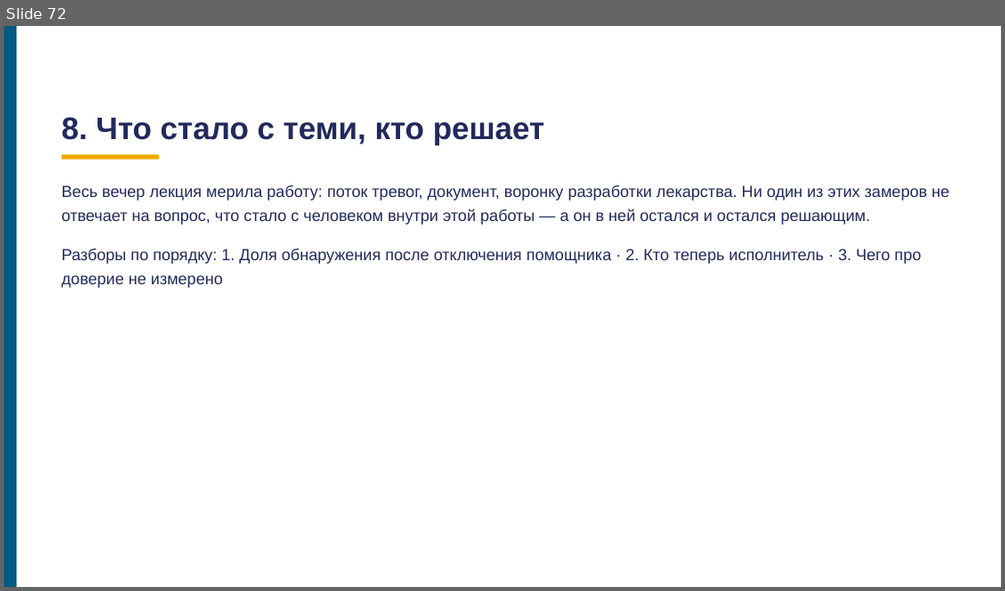
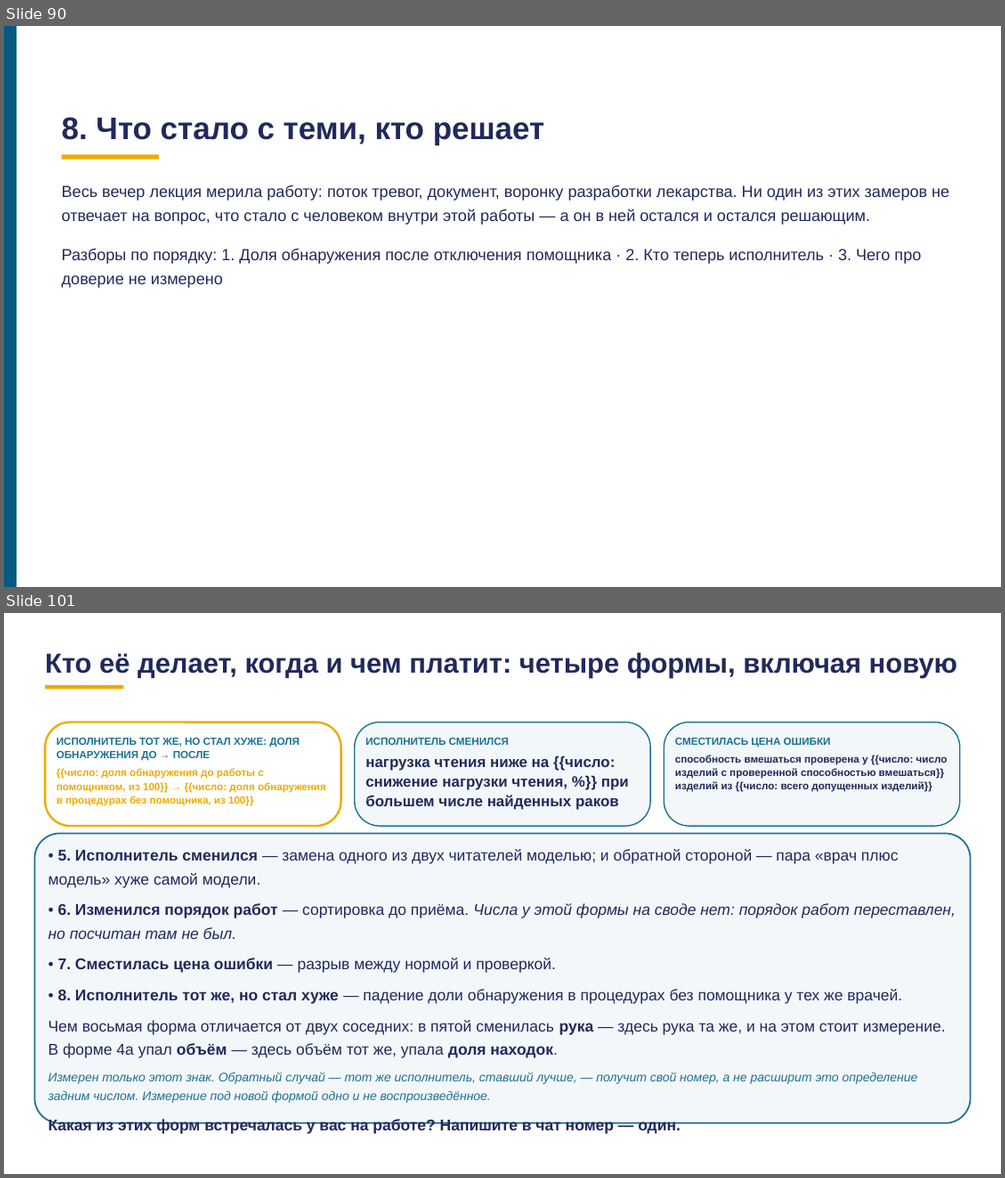
Before and after one commit to tellina-study/AI-usage-lessons, a slide deck: library/lectures/lec-07/rework/deck/lec-07-karkas.pptx. Shown one above the other, each under a label of ours: slide 72 before the commit, slides 90 and 101 after it; the slides between them are not shown. The pictures are 1005x591 and 1005x1178 pixels, drawn with LibreOffice and Linux fonts; fonts in the diff are those of the drawing. Boxes give left, top, right and bottom in pixels: in the first picture for what was removed or moved away, otherwise in the second. Text is boxed around its words. In the diff, an @@ line names an element or a change of style, - is before the commit and + after.

```diff
--- a/library/lectures/lec-07/rework/deck/lec-07-karkas.pptx
+++ b/library/lectures/lec-07/rework/deck/lec-07-karkas.pptx
@@ slide 101 added at [4, 613, 1001, 1174], background #FFFFFF @@
@@ text added at [45, 652, 957, 678], 26.5 pt, text #21295C, bold @@
+Кто её делает, когда и чем платит: четыре формы, включая новую
@@ rectangle added at [45, 685, 123, 690], fill #F0AB00 @@
@@ rounded rectangle added at [45, 722, 341, 826], fill #FFFFFF, outline #F0AB00 2 pt @@
@@ text added at [57, 738, 299, 761], 10 pt, text #1C7293, bold @@
+ИСПОЛНИТЕЛЬ ТОТ ЖЕ, НО СТАЛ ХУЖЕ: ДОЛЯ ОБНАРУЖЕНИЯ ДО → ПОСЛЕ
@@ rounded rectangle added at [355, 722, 651, 826], fill #F4F7FA, outline #1C7293 1.2 pt @@
@@ text added at [365, 738, 509, 745], 10 pt, text #1C7293, bold @@
+ИСПОЛНИТЕЛЬ СМЕНИЛСЯ
@@ rounded rectangle added at [664, 722, 961, 826], fill #F4F7FA, outline #1C7293 1.2 pt @@
@@ text added at [675, 738, 831, 747], 10 pt, text #1C7293, bold @@
+СМЕСТИЛАСЬ ЦЕНА ОШИБКИ
@@ text added at [57, 768, 326, 806], 10 pt, text #F0AB00, bold @@
+{{число: доля обнаружения до работы с помощником, из 100}} → {{число: доля обнаружения в процедурах без помощника, из 100}}
@@ text added at [365, 755, 629, 810], 14.5 pt, text #21295C, bold @@
+нагрузка чтения ниже на {{число: снижение нагрузки чтения, %}} при большем числе найденных раков
@@ text added at [675, 755, 947, 792], 10 pt, text #21295C, bold @@
+способность вмешаться проверена у {{число: число изделий с проверенной способностью вмешаться}} изделий из {{число: всего допущенных изделий}}
@@ rounded rectangle added at [34, 834, 971, 1123], fill #F4F7FA, outline #1C7293 1.5 pt @@
@@ text added at [48, 849, 955, 1134], 15 pt, text #21295C @@
+• 5. Исполнитель сменился — замена одного из двух читателей моделью; и обратной стороной — пара «врач плюс модель» хуже самой модели.
+• 6. Изменился порядок работ — сортировка до приёма. Числа у этой формы на своде нет: порядок работ переставлен, но посчитан там не был.
+• 7. Сместилась цена ошибки — разрыв между нормой и проверкой.
+• 8. Исполнитель тот же, но стал хуже — падение доли обнаружения в процедурах без помощника у тех же врачей.
+Чем восьмая форма отличается от двух соседних: в пятой сменилась рука — здесь рука та же, и на этом стоит измерение. В форме 4а упал объём — здесь объём тот же, упала доля находок.
+Измерен только этот знак. Обратный случай — тот же исполнитель, ставший лучше, — получит свой номер, а не расширит это определение задним числом. Измерение под новой формой одно и не воспроизведённое.
+Какая из этих форм встречалась у вас на работе? Напишите в чат номер — один.
@@ what was slide 72 is now slide 90 @@
```
Also in this commit, not shown: 70 slides changed, 31 other slides added, 2 slides removed, 35 other files.
